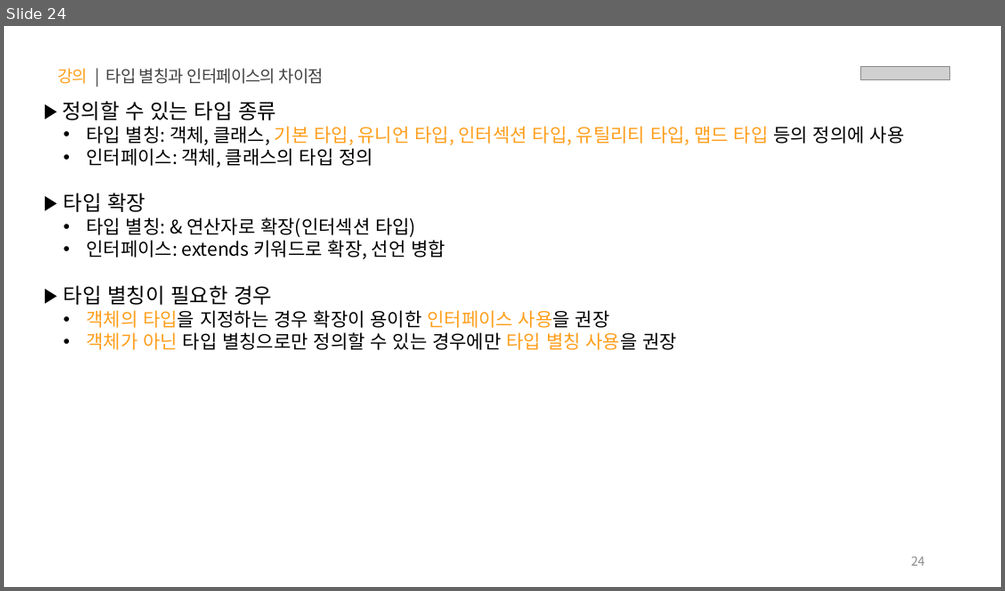
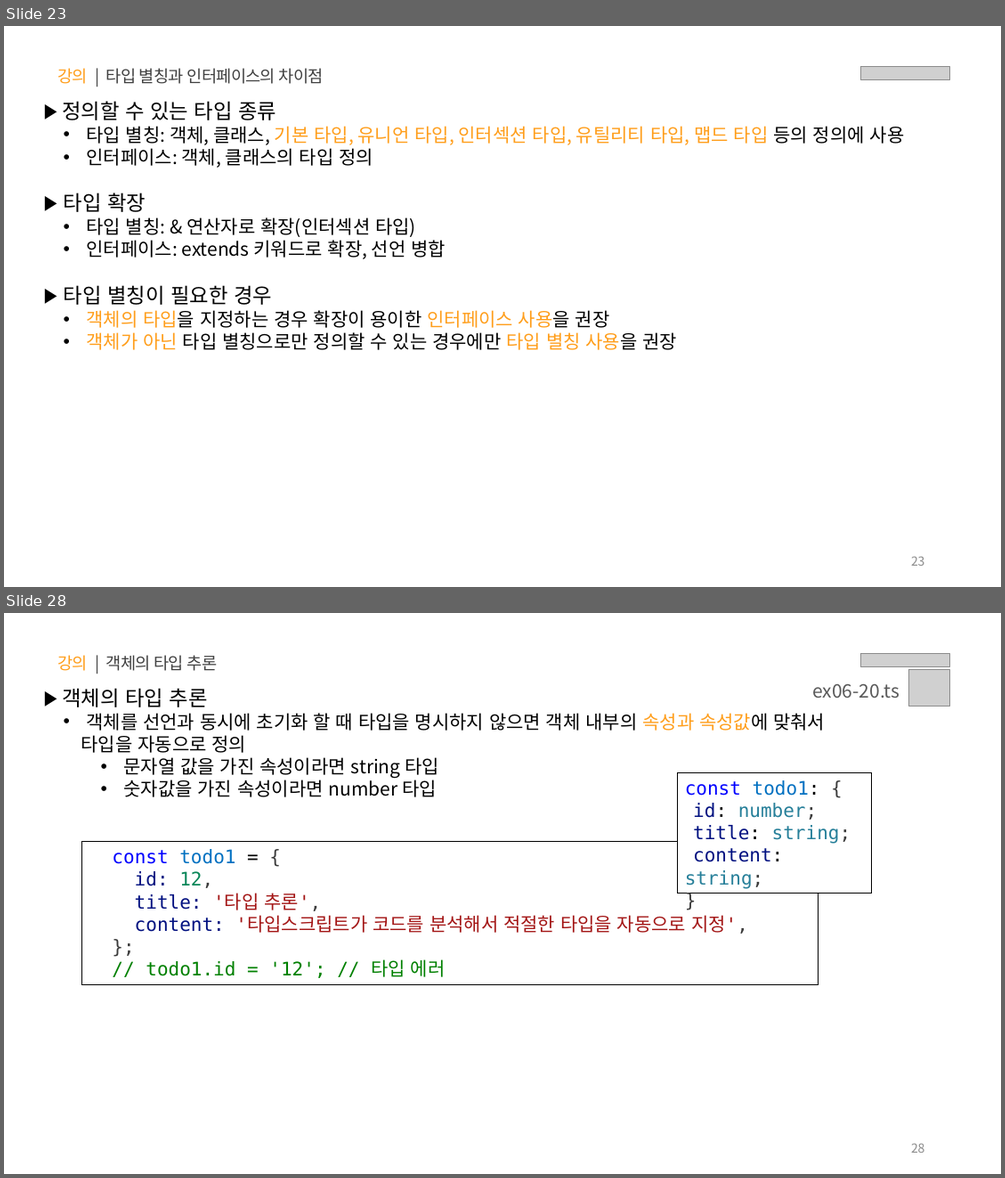
Before and after one commit to jeong0403/learn-JS, a slide deck: PPT/06.자바스크립트 - 타입스크립트.pptx. Shown one above the other, each under a label of ours: slide 24 before the commit, slides 23 and 28 after it; the slides between them are not shown. The pictures are 1005x591 and 1005x1178 pixels, drawn with LibreOffice and Linux fonts; fonts in the diff are those of the drawing; grey boxes stand for pictures. Boxes give left, top, right and bottom in pixels: in the first picture for what was removed or moved away, otherwise in the second. Text is boxed around its words. In the diff, an @@ line names an element or a change of style, - is before the commit and + after.

```diff
--- a/PPT/06.자바스크립트 - 타입스크립트.pptx
+++ b/PPT/06.자바스크립트 - 타입스크립트.pptx
@@ slide 28 added at (x1=4, y1=613, x2=1001, y2=1174), background #FFFFFF @@
@@ text added at (x1=57, y1=655, x2=218, y2=671), 16 pt, text #404040 @@
+강의 | 객체의 타입 추론
@@ picture added at (x1=861, y1=653, x2=950, y2=667) @@
@@ text added at (x1=62, y1=688, x2=825, y2=797), 18 pt, text #000000 @@
+▶ 객체의 타입 추론
+  • 객체를 선언과 동시에 초기화 할 때 타입을 명시하지 않으면 객체 내부의 속성과 속성값에 맞춰서 타입을 자동으로 정의
+    • 문자열 값을 가진 속성이라면 string 타입
+    • 숫자값을 가진 속성이라면 number 타입
@@ text added at (x1=812, y1=684, x2=899, y2=698), 18 pt, text #595959 @@
+ex06-20.ts
@@ picture added at (x1=909, y1=670, x2=950, y2=706) @@
@@ rectangle added at (x1=678, y1=772, x2=872, y2=893), fill #FFFFFF, outline #000000 0.75 pt, 18 pt, text #267F99 @@
+const todo1: {
+id: number;
+title: string;
+content: string;
+}
@@ rectangle added at (x1=82, y1=841, x2=818, y2=985), outline #000000 0.75 pt, 18 pt, text #A31515 @@
+const todo1 = {
+id: 12,
+title: '타입 추론',
+content: '타입스크립트가 코드를 분석해서 적절한 타입을 자동으로 지정',
+};
+// todo1.id = '12'; // 타입 에러
@@ page number added at (x1=911, y1=1143, x2=925, y2=1152), 12 pt, text #8C8C8C @@
+28
@@ what was slide 24 is now slide 23 @@
@@ page number at (x1=911, y1=556, x2=925, y2=565): text changed @@
-24
+23
```
Also in this commit, not shown: 20 slides changed, 2 other slides added, 1 slide removed, 43 other files.
